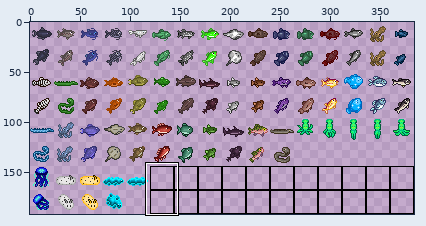
Sprite sheet, stored at assets/sprites/aquarium.png. The first picture is a wide view before the edit; the outline marks the close-up.
Close-up. Old version:
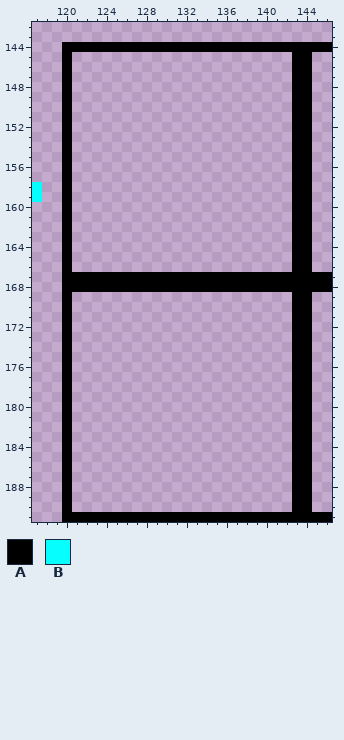
The file is 384x192 pixels. Colours within 5 levels of each other are drawn and written as one. Shown: x 117..146, y 142..191. The commit also changed other parts of the picture, which this record leaves out.
Palette (. is transparent): A #000000  B #06feff
Pixels before, first column x 117:
144 ...AAAAAAAAAAAAAAAAAAAAAAAAAAA
145 ...A......................AA..
146 ...A......................AA..
147 ...A......................AA..
148 ...A......................AA..
149 ...A......................AA..
150 ...A......................AA..
151 ...A......................AA..
152 ...A......................AA..
153 ...A......................AA..
154 ...A......................AA..
155 ...A......................AA..
156 ...A......................AA..
157 ...A......................AA..
158 B..A......................AA..
159 B..A......................AA..
160 ...A......................AA..
161 ...A......................AA..
162 ...A......................AA..
163 ...A......................AA..
164 ...A......................AA..
165 ...A......................AA..
166 ...A......................AA..
167 ...AAAAAAAAAAAAAAAAAAAAAAAAAAA
168 ...AAAAAAAAAAAAAAAAAAAAAAAAAAA
169 ...A......................AA..
170 ...A......................AA..
171 ...A......................AA..
172 ...A......................AA..
173 ...A......................AA..
174 ...A......................AA..
175 ...A......................AA..
176 ...A......................AA..
177 ...A......................AA..
178 ...A......................AA..
179 ...A......................AA..
180 ...A......................AA..
181 ...A......................AA..
182 ...A......................AA..
183 ...A......................AA..
184 ...A......................AA..
185 ...A......................AA..
186 ...A......................AA..
187 ...A......................AA..
188 ...A......................AA..
189 ...A......................AA..
190 ...A......................AA..
191 ...AAAAAAAAAAAAAAAAAAAAAAAAAAA
Now the later version:
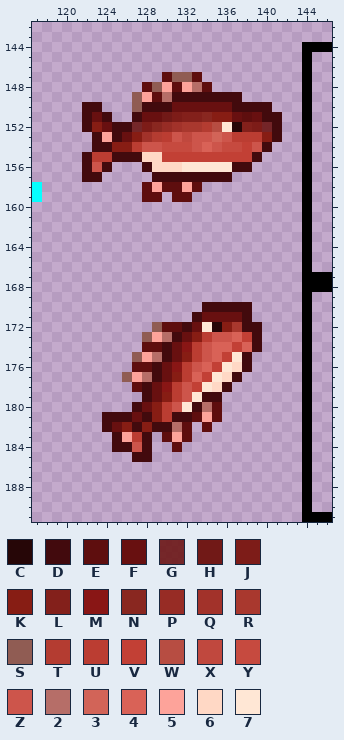
Colours new in this view: C #260607  D #420a0d  E #5e0e0e  F #681010  G #6b1614e2  H #711917  J #7d1c18  K #871d14  L #83201b  M #891615  N #892720  P #972c25  Q #a2322a  R #a9382e  S #905c53  T #b43c31  U #bb3d32  V #c24035  W #b74d42  X #c0483e  Y #c64a3f  Z #cd554b  2 #b66e68  3 #d26458  4 #d96257  5 #fda39a  6 #ffd8c5  7 #ffe7d5
Edits made:
Changed rows in their new state; - is an unchanged pixel.
first column x 120:
144 ........................
145 .----------------------.
146 .----------------------.
147 .---------ESSE---------.
148 .-------ES5E52E--------.
149 .------S5E2DDDDDDD-----.
150 .-DD---SDDDFFFFFFDDDD--.
151 .-DFD--DFFHJLLNKKFEFDD-.
152 .-DKFDDGJNPQRRTW7CLJGD-.
153 .--D5DFKQTUZXZZ3ZUUUKD-.
154 .--DDKKUZZYYYZ4ZYYVZD--.
155 .-DUUDDD66VVVVVVVVVD---.
156 .-DZD---D66677777DD----.
157 .-DD-----DDDDDDDD------.
158 .-------E5EE5E---------.
159 .-------EE-EE----------.
160 .----------------------.
161 .----------------------.
162 .----------------------.
163 .----------------------.
164 .----------------------.
165 .----------------------.
166 .----------------------.
167 ........................
168 ........................
169 .----------------------.
170 .-------------DDDDD----.
171 .------------DFFFFD----.
172 .--------SEEDF7CKRDD---.
173 .-------S52DFKUZZ4VD---.
174 .-------EEDFMUZ44V4D---.
175 .------S52DFKUZ4V7D----.
176 .------EEDFMUZ4V76D----.
177 .-----S52DFKU4V76D-----.
178 .------EDFMUZV76D------.
179 .-------DFKUZ7DD-------.
180 .------DFKUZ7D2E-------.
181 .---DDDFDKUDDE5E-------.
182 .---DFKDKDD2E-E--------.
183 .----D5UD-E5E----------.
184 .----DDZD--E-----------.
185 .------DD--------------.
186 .----------------------.
187 .----------------------.
188 .----------------------.
189 .----------------------.
190 .----------------------.
191 ........................
Boxes around the changes in both close-ups, in picture pixels (x1, y1, x2, y2):
changed: (62, 42, 302, 522)
